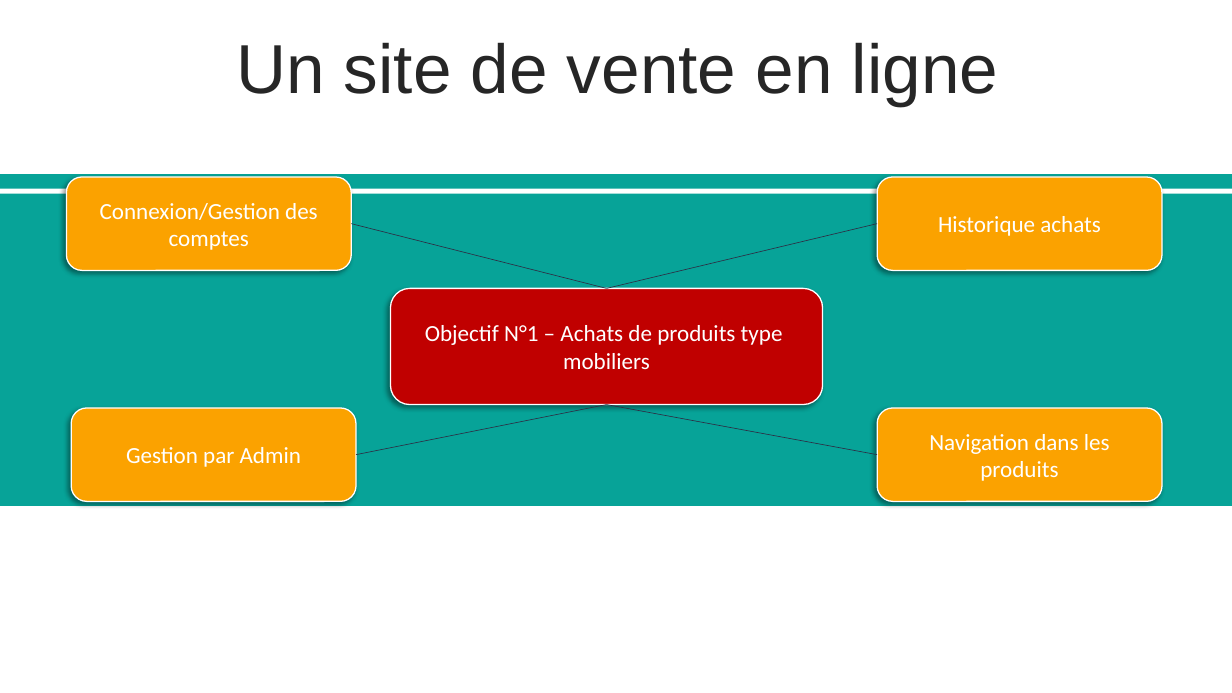
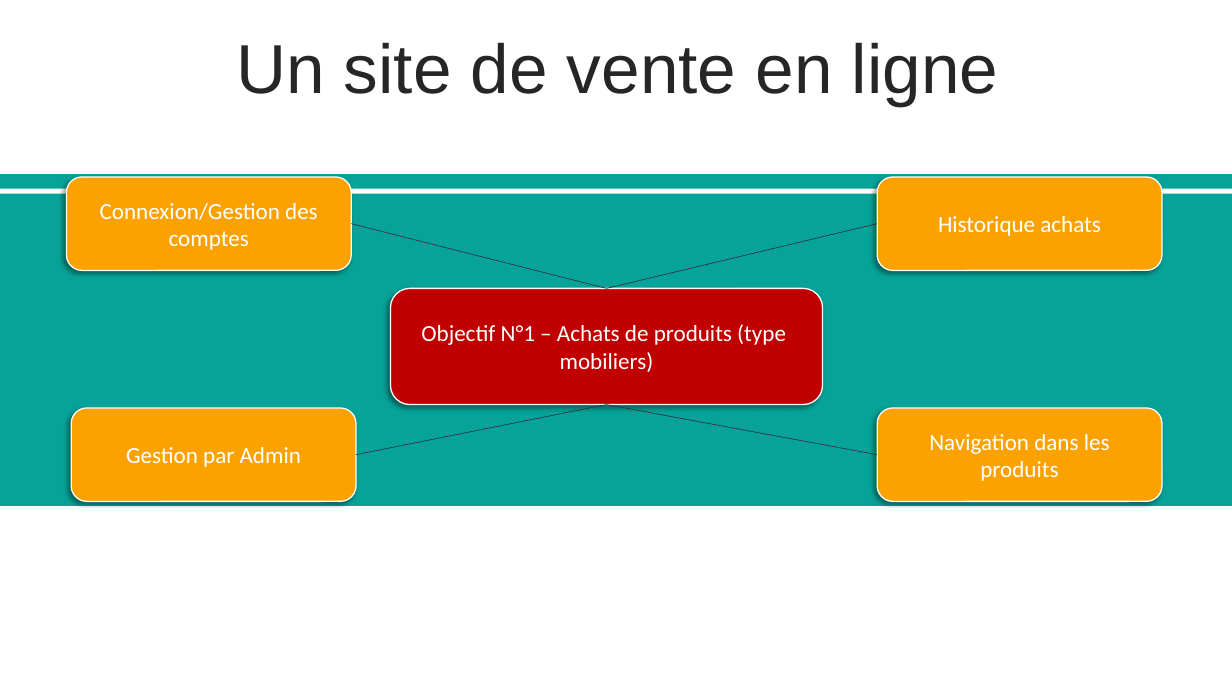
Before and after one commit to MaximeFerrand/E-Shop, a slide deck: slide 6 of PPT/Présentation1.pptx (slide 5 before the commit). Drawn at 1232x693 pixels with LibreOffice and Linux fonts; fonts in the diff are those of the drawing. Boxes give left, top, right and bottom in pixels: in the first picture for what was removed or moved away, otherwise in the second. Text is boxed around its words. In the diff, an @@ line names an element or a change of style, - is before the commit and + after.

```diff
--- a/PPT/Présentation1.pptx
+++ b/PPT/Présentation1.pptx
@@ text in rounded rectangle at box(421, 324, 786, 372): text changed @@
-Objectif N°1 – Achats de produits type mobiliers
+Objectif N°1 – Achats de produits (type mobiliers)
```
Also in this commit, not shown: 8 other slides changed, 1 slide added.
